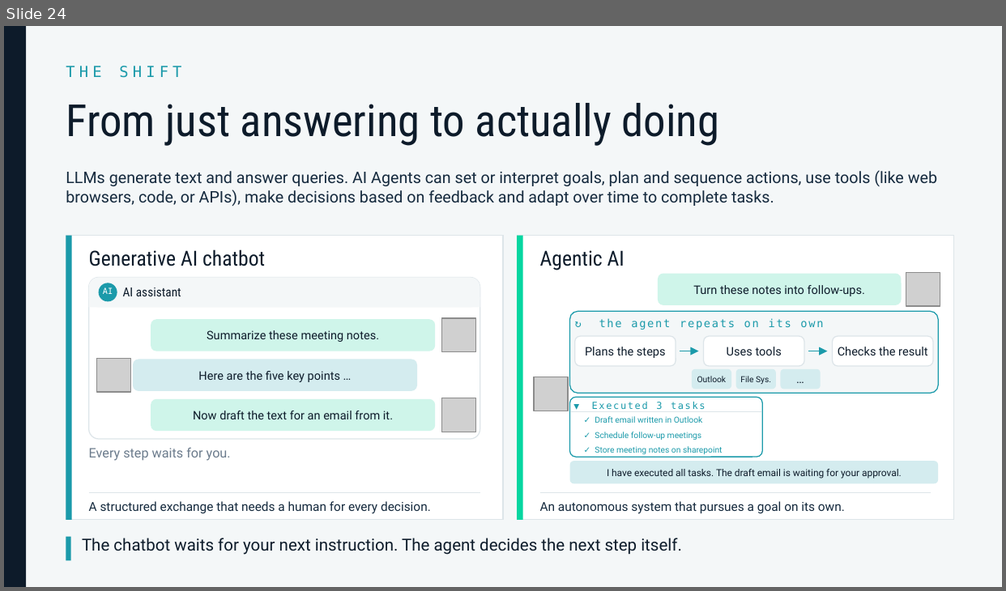
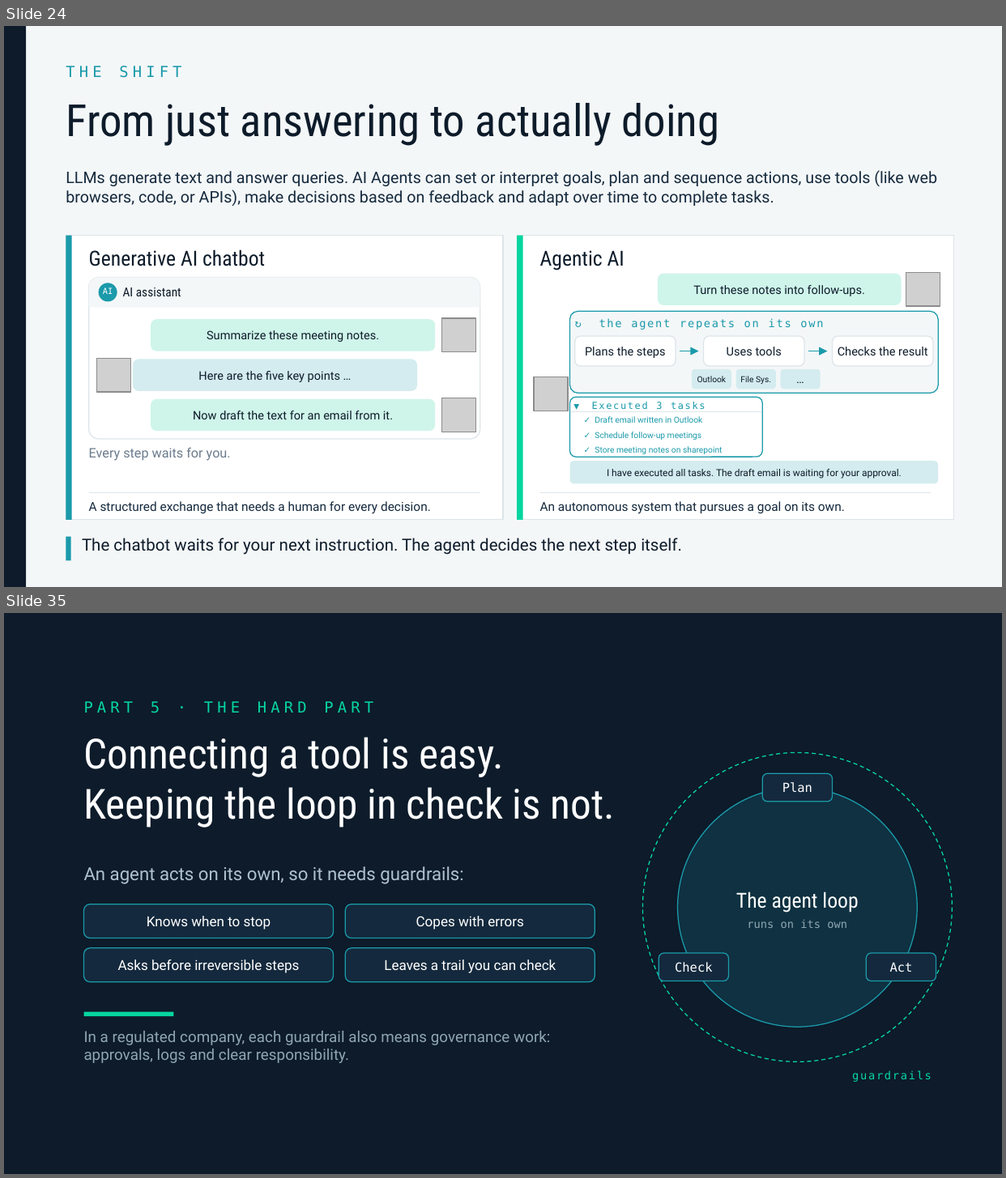
Before and after one commit to lukasroedl/ai-terminology-hell, a slide deck: ai-terminology-hell.pptx. Shown one above the other, each under a label of ours: slide 24 before the commit, slides 24 and 35 after it; the slides between them are not shown. The pictures are 1006x591 and 1006x1178 pixels, drawn with LibreOffice and Linux fonts; fonts in the diff are those of the drawing; grey boxes stand for pictures. Boxes give left, top, right and bottom in pixels: in the first picture for what was removed or moved away, otherwise in the second. Text is boxed around its words. In the diff, an @@ line names an element or a change of style, - is before the commit and + after.

```diff
--- a/ai-terminology-hell.pptx
+++ b/ai-terminology-hell.pptx
@@ slide 35 added at (4,613,1002,1174), background #0D1B2A @@
@@ text added at (84,701,373,713), 11 pt, text #06D6A0 @@
+PART 5 · THE HARD PART
@@ text added at (84,737,615,828), 30 pt, text #FFFFFF @@
+Connecting a tool is easy.
+Keeping the loop in check is not.
@@ ellipse added at (642,752,952,1062), outline #06D6A0 0.75 pt dashed @@
@@ rounded rectangle added at (762,773,833,802), fill #14293D, outline #1B9AAA 0.75 pt, 9 pt, text #FFFFFF @@
+Plan
@@ ellipse added at (678,788,917,1027), fill #1B9AAA at 18% opacity, outline #1B9AAA 0.75 pt @@
@@ text added at (84,867,463,884), 13 pt, text #AFC2CE @@
+An agent acts on its own, so it needs guardrails:
@@ text added at (736,892,858,913), 15 pt, text #FFFFFF @@
+The agent loop
@@ rounded rectangle added at (84,905,334,939), fill #14293D, outline #1B9AAA 0.75 pt, 10 pt, text #FFFFFF @@
+Knows when to stop
@@ rounded rectangle added at (345,905,594,939), fill #14293D, outline #1B9AAA 0.75 pt, 10 pt, text #FFFFFF @@
+Copes with errors
@@ text added at (747,919,847,928), 8 pt, text #8FA6B2 @@
+runs on its own
@@ rounded rectangle added at (84,948,334,982), fill #14293D, outline #1B9AAA 0.75 pt, 10 pt, text #FFFFFF @@
+Asks before irreversible steps
@@ rounded rectangle added at (345,948,594,982), fill #14293D, outline #1B9AAA 0.75 pt, 10 pt, text #FFFFFF @@
+Leaves a trail you can check
@@ rounded rectangle added at (658,953,728,982), fill #14293D, outline #1B9AAA 0.75 pt, 9 pt, text #FFFFFF @@
+Check
@@ rounded rectangle added at (866,953,936,982), fill #14293D, outline #1B9AAA 0.75 pt, 9 pt, text #FFFFFF @@
+Act
@@ rectangle added at (84,1012,173,1016), fill #06D6A0 @@
@@ text added at (84,1031,550,1063), 11 pt, text #8FA6B2 @@
+In a regulated company, each guardrail also means governance work: approvals, logs and clear responsibility.
@@ text added at (852,1071,931,1082), 8 pt, text #06D6A0 @@
+guardrails
```
Also in this commit, not shown: 4 slides changed, 10 other slides added, 9 slides removed, 20 other files.
